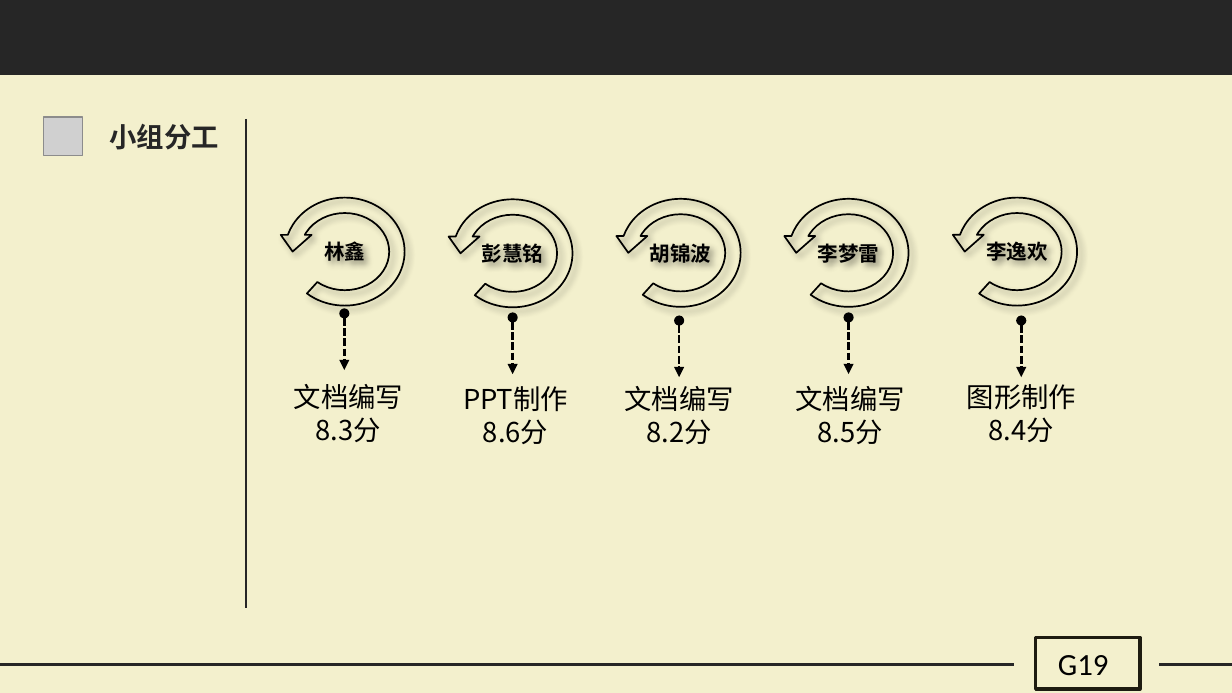
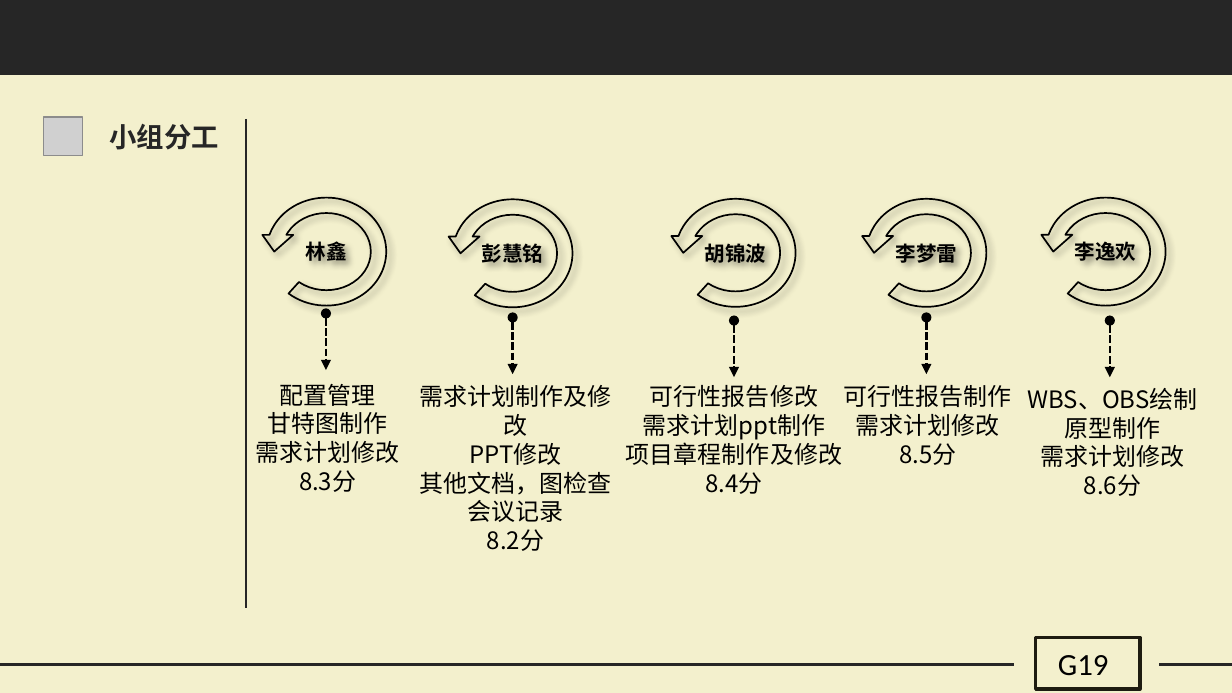
Before and after one commit to G19-Fish/PRD2018-G19, a slide deck: slide 52 of PRD2018-G19-需求项目计划PPT.pptx (slide 44 before the commit). Drawn at 1232x693 pixels with LibreOffice and Linux fonts; fonts in the diff are those of the drawing; grey boxes stand for pictures. Boxes give left, top, right and bottom in pixels: in the first picture for what was removed or moved away, otherwise in the second. Text is boxed around its words. In the diff, an @@ line names an element or a change of style, - is before the commit and + after.

```diff
--- a/PRD2018-G19-需求项目计划PPT.pptx
+++ b/PRD2018-G19-需求项目计划PPT.pptx
@@ circular arrow "林鑫": place and size @@
-circular arrow "林鑫" at [277, 190, 413, 313]
+circular arrow "林鑫" at [259, 190, 394, 313]
@@ circular arrow "胡锦波": place and size @@
-circular arrow "胡锦波" at [614, 191, 749, 314]
+circular arrow "胡锦波" at [668, 191, 803, 314]
@@ circular arrow "李梦雷": place and size @@
-circular arrow "李梦雷" at [781, 191, 917, 314]
+circular arrow "李梦雷" at [859, 191, 994, 314]
@@ circular arrow "李逸欢": place and size @@
-circular arrow "李逸欢" at [950, 190, 1085, 313]
+circular arrow "李逸欢" at [1037, 190, 1173, 313]
@@ double arrow moved from (345, 313) - (345, 370) to (326, 313) - (326, 370) @@
@@ double arrow moved from (679, 320) - (679, 377) to (734, 320) - (734, 377) @@
@@ double arrow moved from (849, 318) - (849, 375) to (926, 318) - (926, 375) @@
@@ double arrow moved from (1021, 320) - (1021, 377) to (1110, 320) - (1110, 377) @@
@@ text at [256, 384, 400, 492]: text changed; size 16 to 14 pt @@
-文档编写8.3分
+配置管理
+甘特图制作
+需求计划修改
+8.3分
@@ text at [419, 385, 611, 522]: text changed; size 16 to 14 pt @@
-PPT制作
-8.6分
+需求计划制作及修改
+PPT修改
+其他文档，图检查
+会议记录
+8.2分
@@ text at [626, 385, 842, 494]: text changed; size 16 to 14 pt @@
-文档编写
-8.2分
+可行性报告修改
+需求计划ppt制作
+项目章程制作及修改
+8.4分
@@ text "可行性报告制作": place and size @@
-text "可行性报告制作" at [796, 386, 905, 444]
+text "可行性报告制作" at [844, 385, 1012, 465]
@@ text at [844, 385, 1012, 436]: text changed; size 16 to 14 pt @@
-文档编写
+可行性报告制作
+需求计划修改
@@ text at [1027, 388, 1197, 496]: text changed; size 16 to 14 pt @@
-图形制作
-8.4分
+WBS、OBS绘制
+原型制作
+需求计划修改
+8.6分
@@ text at [899, 443, 956, 465]: size 16 to 14 pt in "8.5分" @@
```
Also in this commit, not shown: 21 other slides changed, 20 slides added, 12 slides removed, 8 other files.
